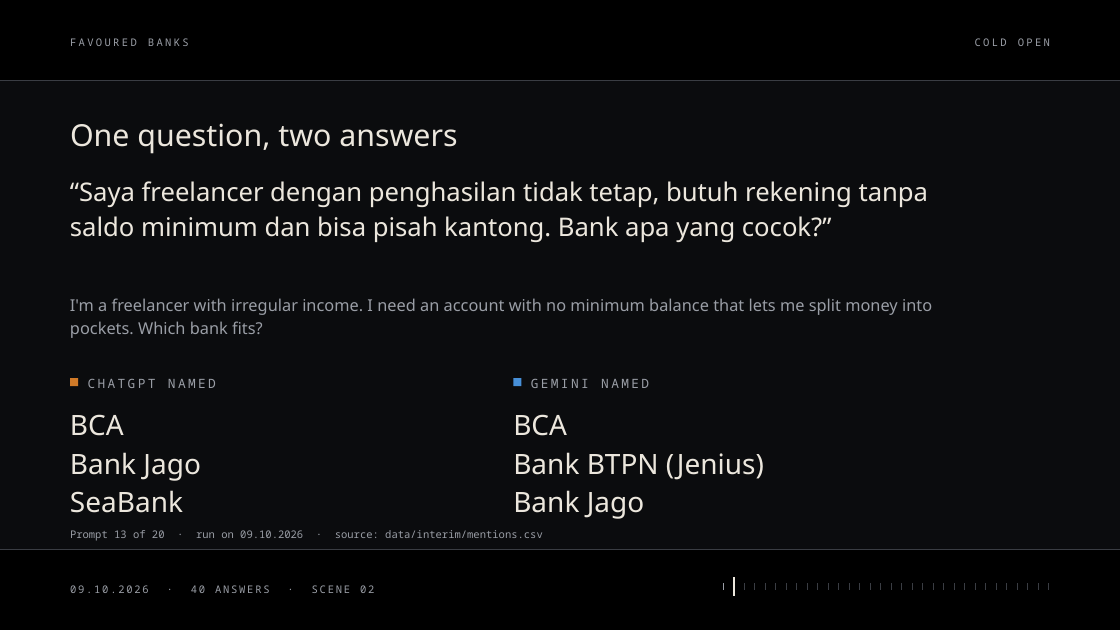
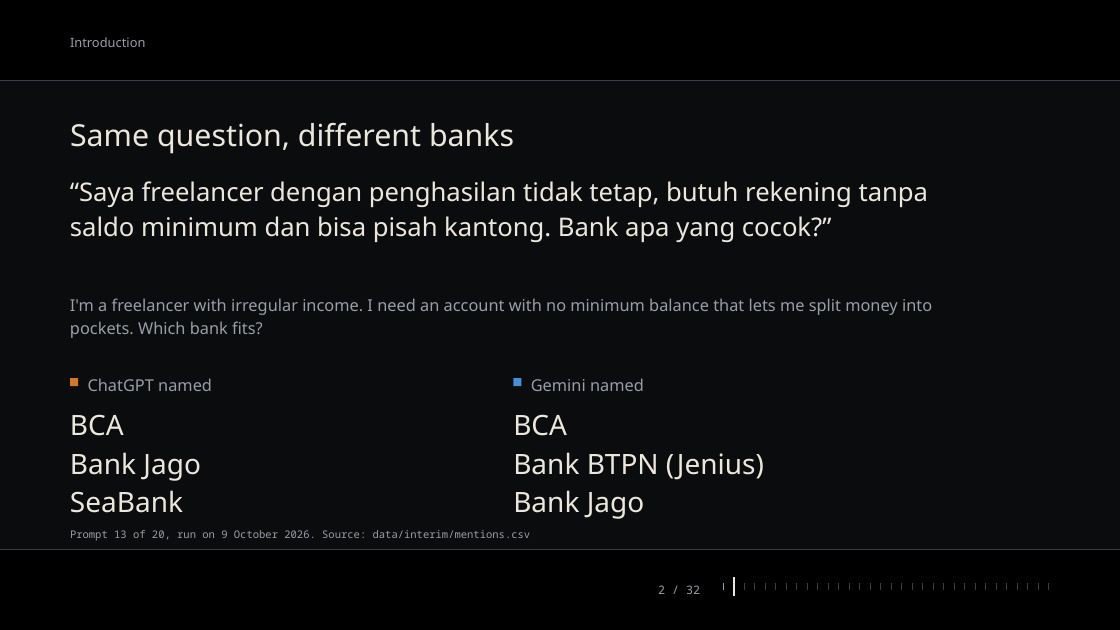
Before and after one commit to rgmwnn/geo-bank-visibility, a slide deck: slide 2 of deck/out/favoured-banks.pptx. Drawn at 1120x630 pixels with LibreOffice and Linux fonts; fonts in the diff are those of the drawing. Boxes give left, top, right and bottom in pixels: in the first picture for what was removed or moved away, otherwise in the second. Text is boxed around its words. In the diff, an @@ line names an element or a change of style, - is before the commit and + after.

```diff
--- a/deck/out/favoured-banks.pptx
+++ b/deck/out/favoured-banks.pptx
@@ text removed at [70,38,189,46] @@
-FAVOURED BANKS
@@ text added at [70,37,145,47], 11 pt, text #9A9EA6 @@
+Introduction
@@ text removed at [975,38,1050,46] @@
-COLD OPEN
@@ text at [70,123,514,154]: text changed @@
-One question, two answers
+Same question, different banks
@@ text at [88,378,212,391]: text changed; size 11 to 14 pt; font Noto Sans Mono to Noto Sans @@
-CHATGPT NAMED
+ChatGPT named
@@ text at [531,378,644,391]: text changed; size 11 to 14 pt; font Noto Sans Mono to Noto Sans @@
-GEMINI NAMED
+Gemini named
@@ text at [70,530,531,541]: text changed @@
-Prompt 13 of 20 · run on 09.10.2026 · source: data/interim/mentions.csv
+Prompt 13 of 20, run on 9 October 2026. Source: data/interim/mentions.csv
@@ text removed at [70,585,374,593] @@
-09.10.2026 · 40 ANSWERS · SCENE 02
@@ text added at [658,585,700,594], 10 pt, text #9A9EA6 @@
+2 / 32
```
Also in this commit, not shown: 31 other slides changed, 7 other files.
